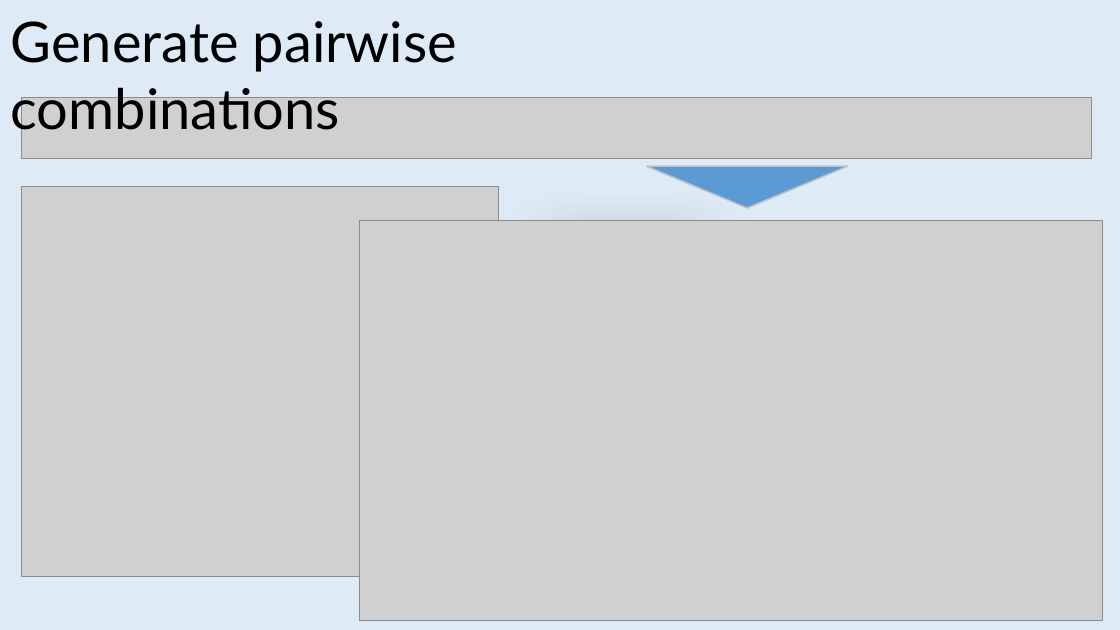
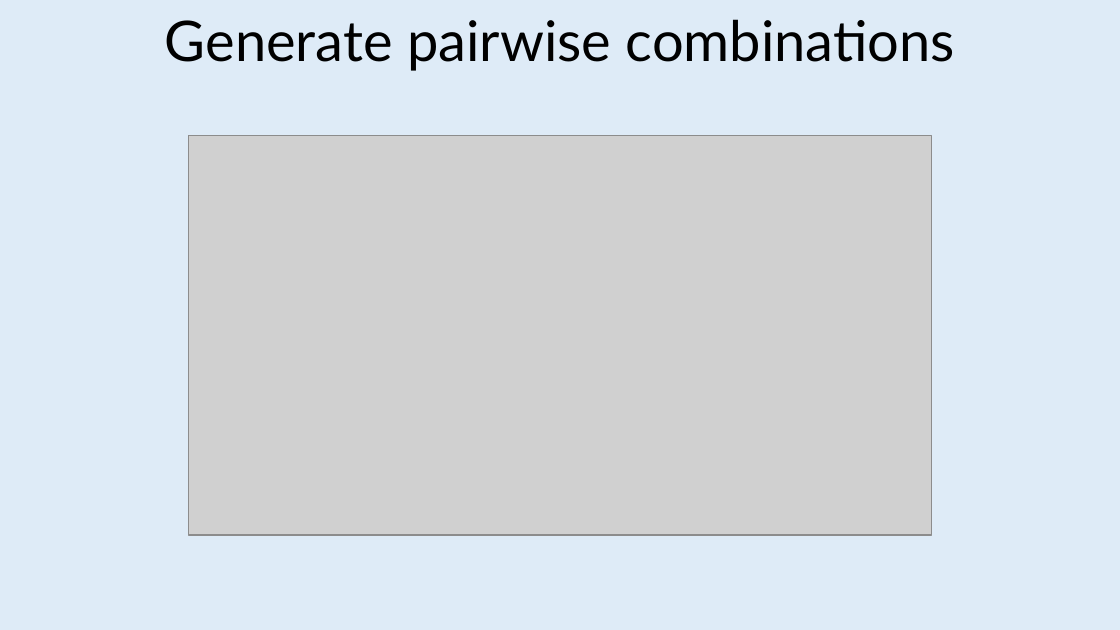
Before and after one commit to jeromerg/NCase, a slide deck: slide 16 of src/Documentation/Slides/Slides.pptx (slide 12 before the commit). Drawn at 1120x630 pixels with LibreOffice and Linux fonts; fonts in the diff are those of the drawing; grey boxes stand for pictures. Boxes give left, top, right and bottom in pixels: in the first picture for what was removed or moved away, otherwise in the second. Text is boxed around its words. In the diff, an @@ line names an element or a change of style, - is before the commit and + after.

```diff
--- a/src/Documentation/Slides/Slides.pptx
+++ b/src/Documentation/Slides/Slides.pptx
@@ text "Generate pairwise combinations" at (x1=165, y1=19, x2=955, y2=71): alignment left to centre @@
@@ picture removed at (x1=22, y1=97, x2=1092, y2=158) @@
@@ picture added at (x1=188, y1=136, x2=931, y2=535) @@
@@ triangle removed at (x1=646, y1=166, x2=848, y2=207) @@
@@ picture removed at (x1=22, y1=187, x2=498, y2=577) @@
@@ picture removed at (x1=360, y1=221, x2=1102, y2=620) @@
```
Also in this commit, not shown: 8 other slides changed, 10 slides added, 6 slides removed, 2 other files.
